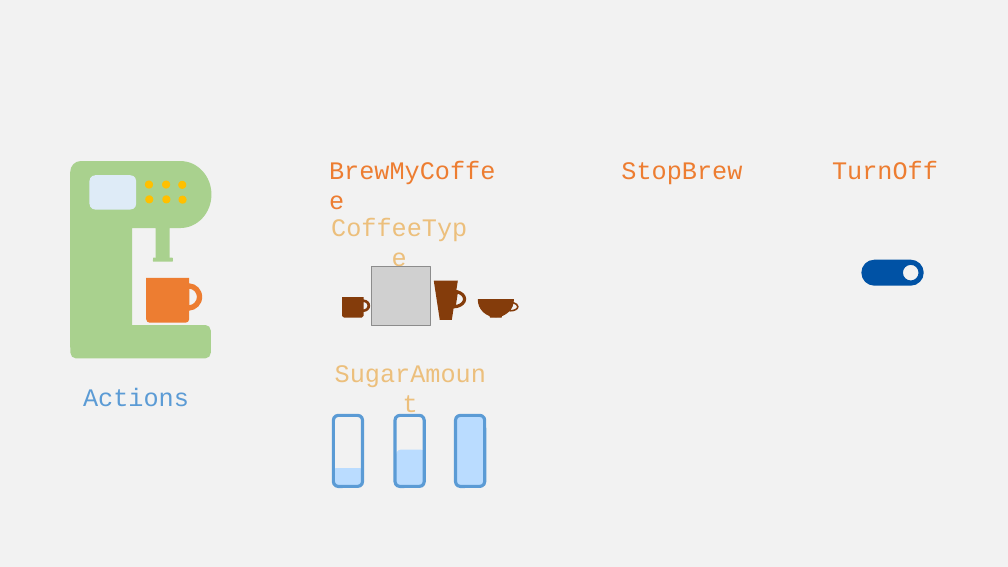
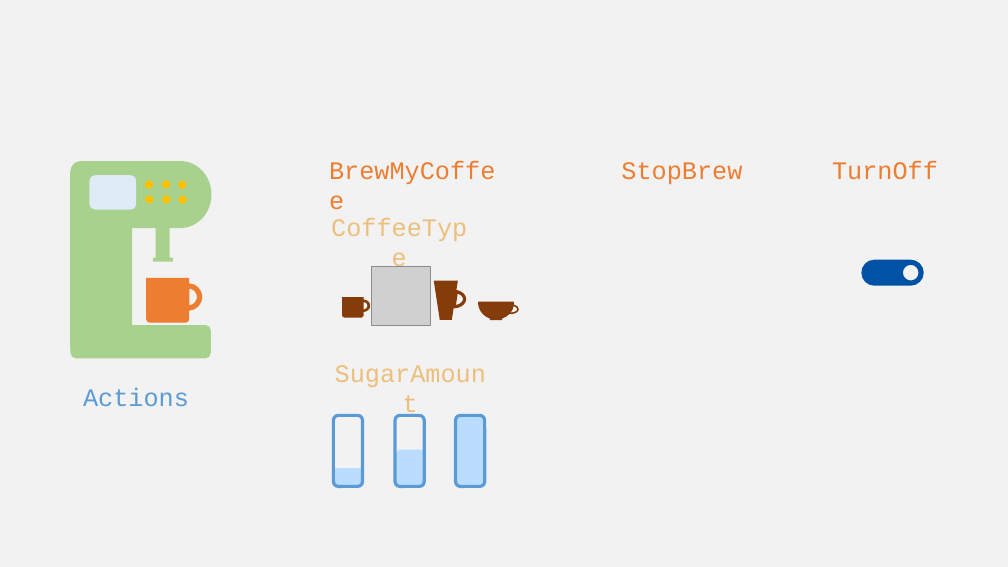
Before and after one commit to w3c/wot-cg, a slide deck: slide 26 of Tutorials/whatiswot/13-Thing_Description/13-Thing_Description.pptx. Drawn at 1008x567 pixels with LibreOffice and Linux fonts; fonts in the diff are those of the drawing; grey boxes stand for pictures. Boxes give left, top, right and bottom in pixels: in the first picture for what was removed or moved away, otherwise in the second. Text is boxed around its words. In the diff, an @@ line names an element or a change of style, - is before the commit and + after.

```diff
--- a/Tutorials/whatiswot/13-Thing_Description/13-Thing_Description.pptx
+++ b/Tutorials/whatiswot/13-Thing_Description/13-Thing_Description.pptx
@@ freeform shape at (479, 302, 513, 319): outline redrawn @@
@@ freeform shape: place and size @@
-freeform shape at (509, 302, 518, 311)
+freeform shape at (509, 306, 518, 314)
```
Also in this commit, not shown: 1 other slide changed.
